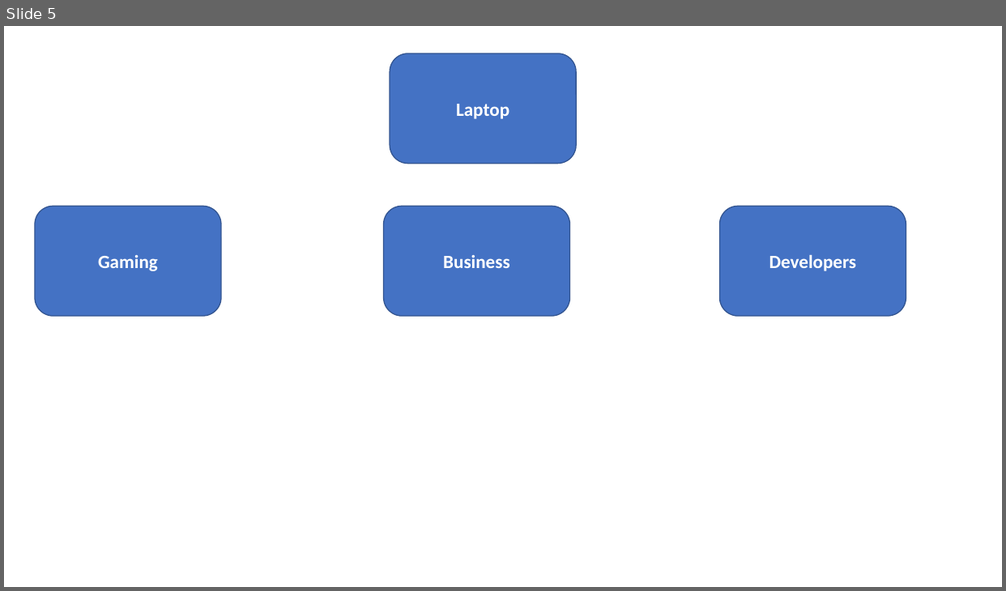
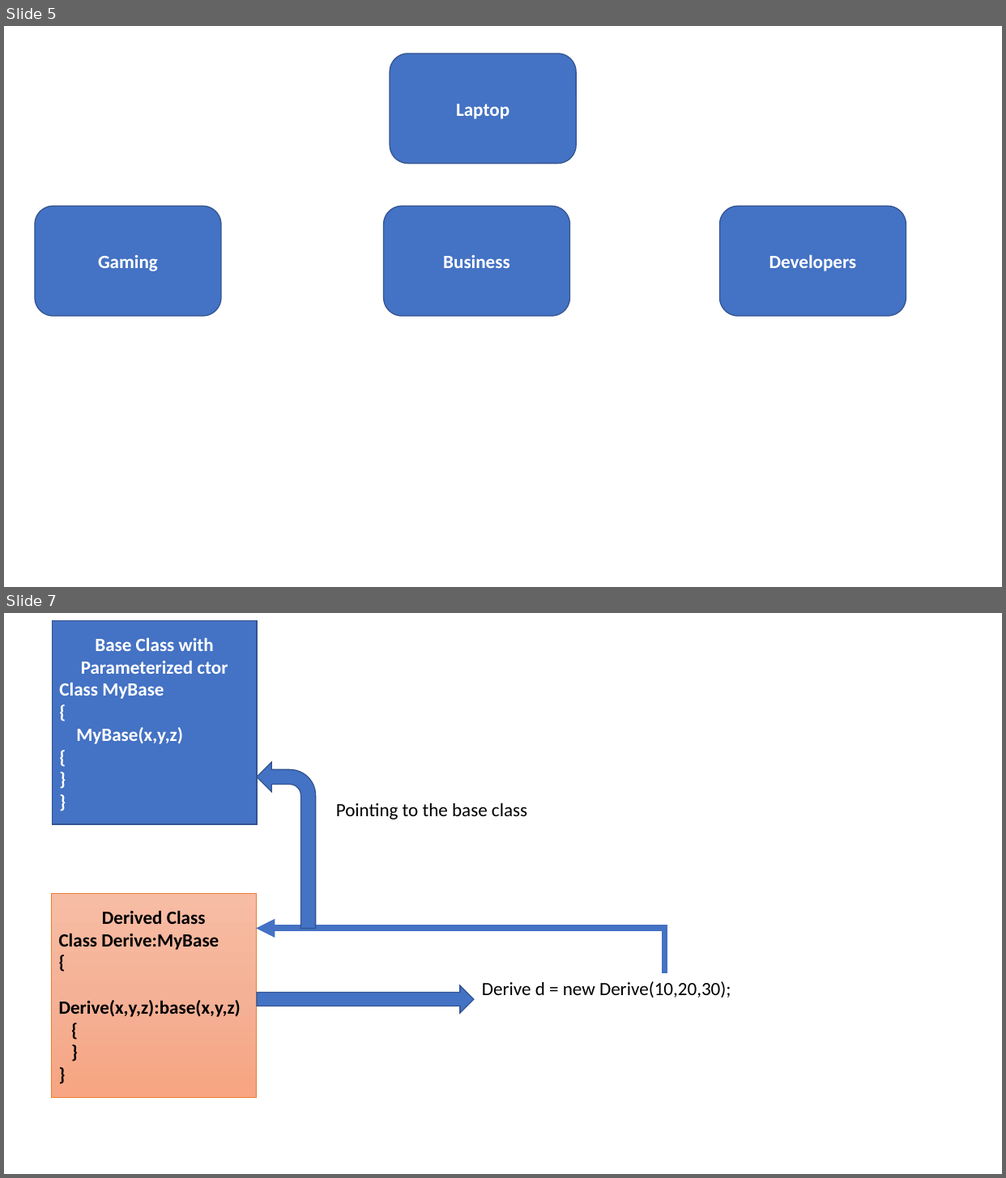
Before and after one commit to maheshsabnis/NetFrwk_Projects, a slide deck: Training-Images.pptx. Shown one above the other, each under a label of ours: slide 5 before the commit, slides 5 and 7 after it; the slides between them are not shown. The pictures are 1006x591 and 1006x1178 pixels, drawn with LibreOffice and Linux fonts; fonts in the diff are those of the drawing. Boxes give left, top, right and bottom in pixels: in the first picture for what was removed or moved away, otherwise in the second. Text is boxed around its words. In the diff, an @@ line names an element or a change of style, - is before the commit and + after.

```diff
--- a/Training-Images.pptx
+++ b/Training-Images.pptx
@@ slide 7 added at <box>4,613,1002,1174</box>, background #FFFFFF @@
@@ rectangle added at <box>52,620,256,824</box>, fill #4472C4, outline #325491 1 pt, 18 pt, text #FFFFFF, bold @@
+Base Class with Parameterized ctor
+Class MyBase
+{
+MyBase(x,y,z)
+{
+}
+}
@@ bent arrow added at <box>257,762,316,928</box>, fill #4472C4, outline #325491 1 pt @@
@@ text added at <box>336,803,527,820</box>, 18 pt, text #000000 @@
+Pointing to the base class
@@ rectangle added at <box>51,894,256,1097</box>, fill gradient #F7BDA5 to #F5B196 to #F8A582, outline #ED7D31 0.5 pt, 18 pt, text #000000, bold @@
+Derived Class
+Class Derive:MyBase
+{
+Derive(x,y,z):base(x,y,z)
+{
+}
+}
@@ elbow arrow added from (665, 973) to (256, 928), #4472C4 6 pt @@
@@ right arrow added at <box>257,986,474,1013</box>, fill #4472C4, outline #325491 1 pt @@
@@ text added at <box>482,982,731,998</box>, 18 pt, text #000000 @@
+Derive d = new Derive(10,20,30);
```
Also in this commit, not shown: 1 other slide added, 12 other files.
